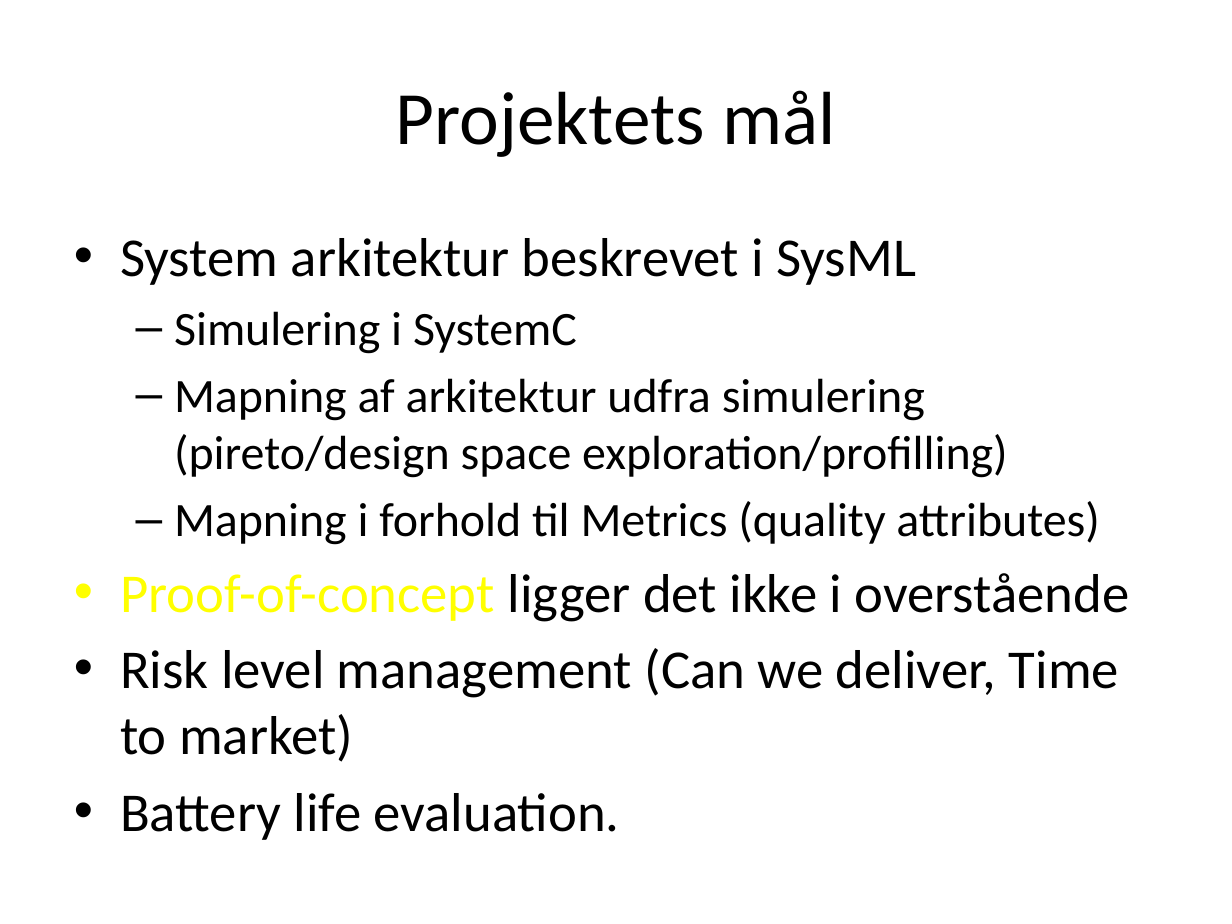
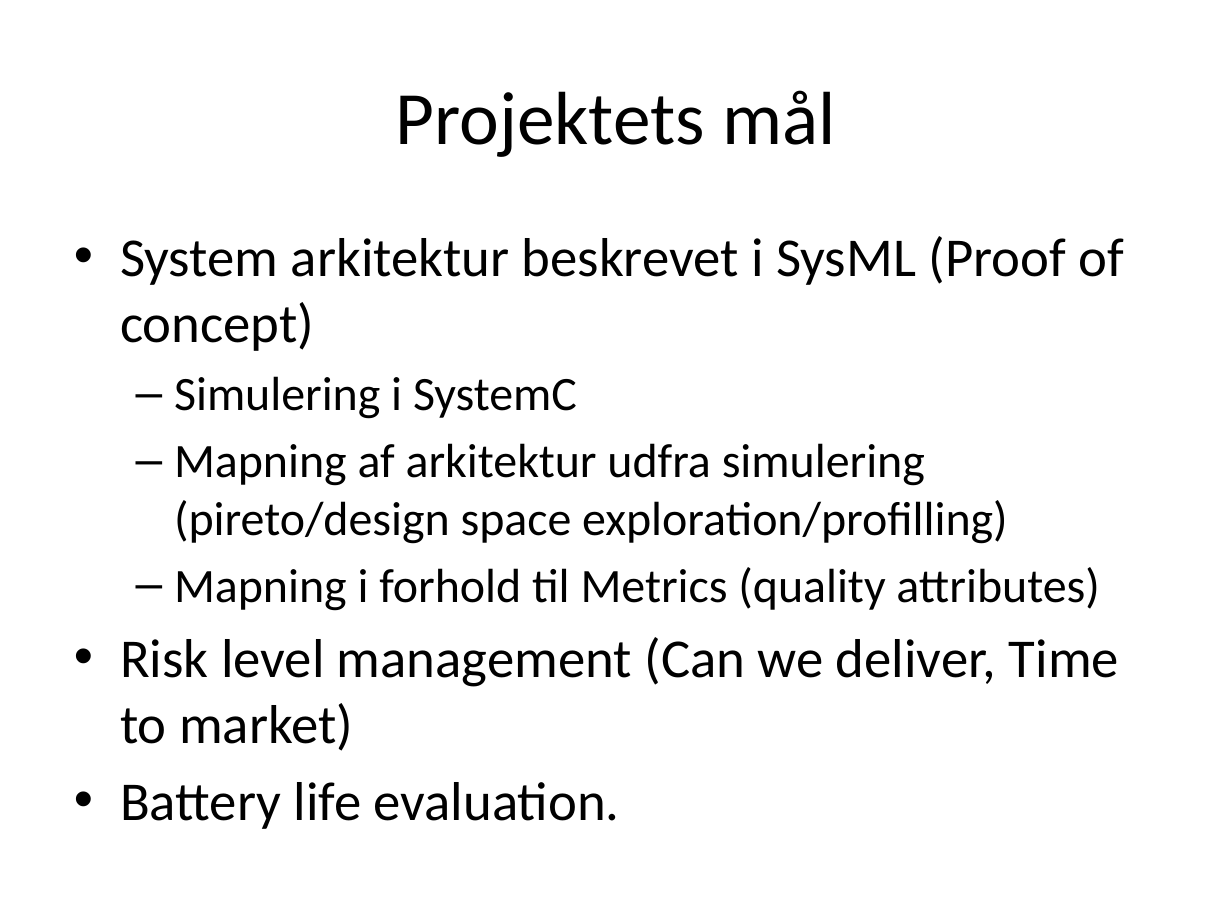
Before and after one commit to ahpoder/masterofit2009, a slide deck: slide 7 of syseng_hwco/proj/Artifact/Presentations/Presentation_11_02_11.pptx. Drawn at 1232x924 pixels with LibreOffice and Linux fonts; fonts in the diff are those of the drawing. Boxes give left, top, right and bottom in pixels: in the first picture for what was removed or moved away, otherwise in the second. Text is boxed around its words. In the diff, an @@ line names an element or a change of style, - is before the commit and + after.

Commit message:
Updating presentation and renaming link

```diff
--- a/syseng_hwco/proj/Artifact/Presentations/Presentation_11_02_11.pptx
+++ b/syseng_hwco/proj/Artifact/Presentations/Presentation_11_02_11.pptx
@@ text at [120, 236, 1124, 351]: text changed @@
-• System arkitektur beskrevet i SysML
+• System arkitektur beskrevet i SysML (Proof of concept)
@@ text at [120, 573, 1130, 622]: paragraph removed @@
-• Proof-of-concept ligger det ikke i overstående
```
Also in this commit, not shown: 1 other file.
